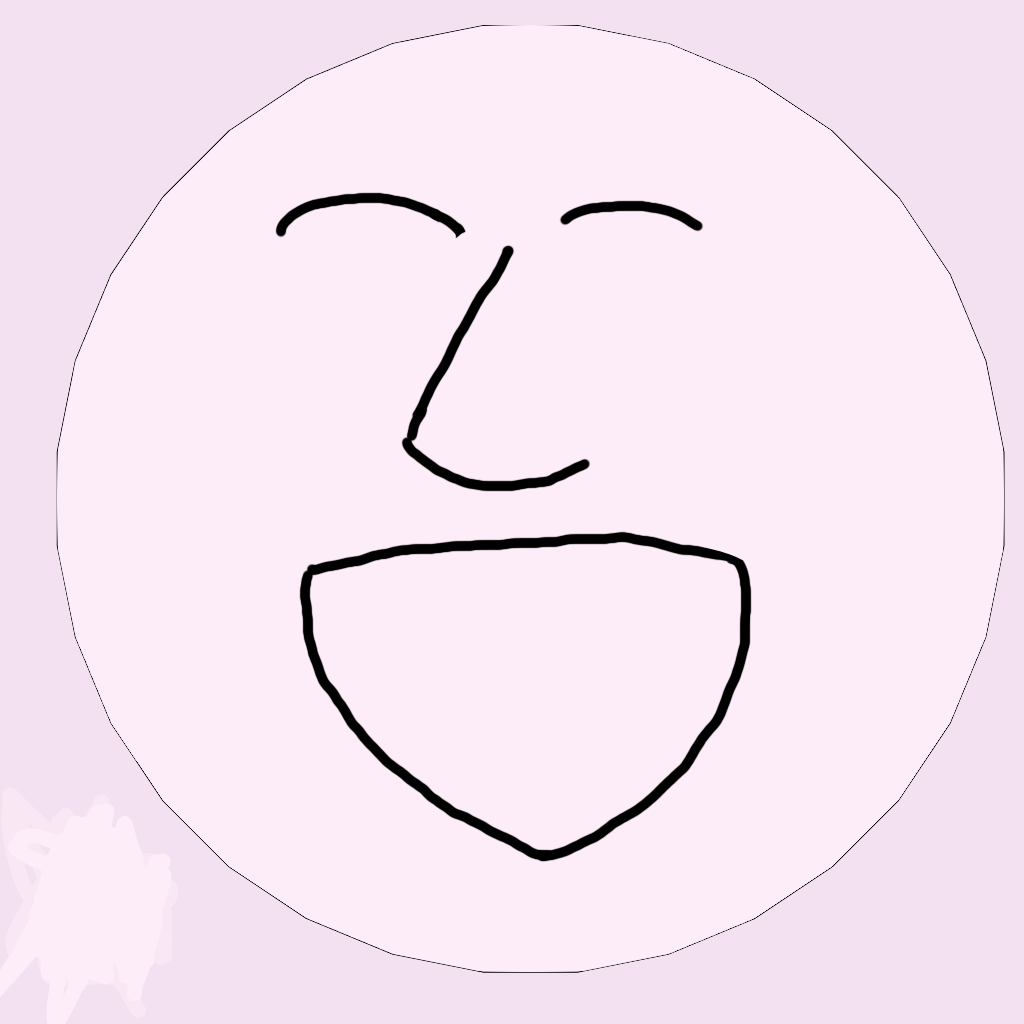
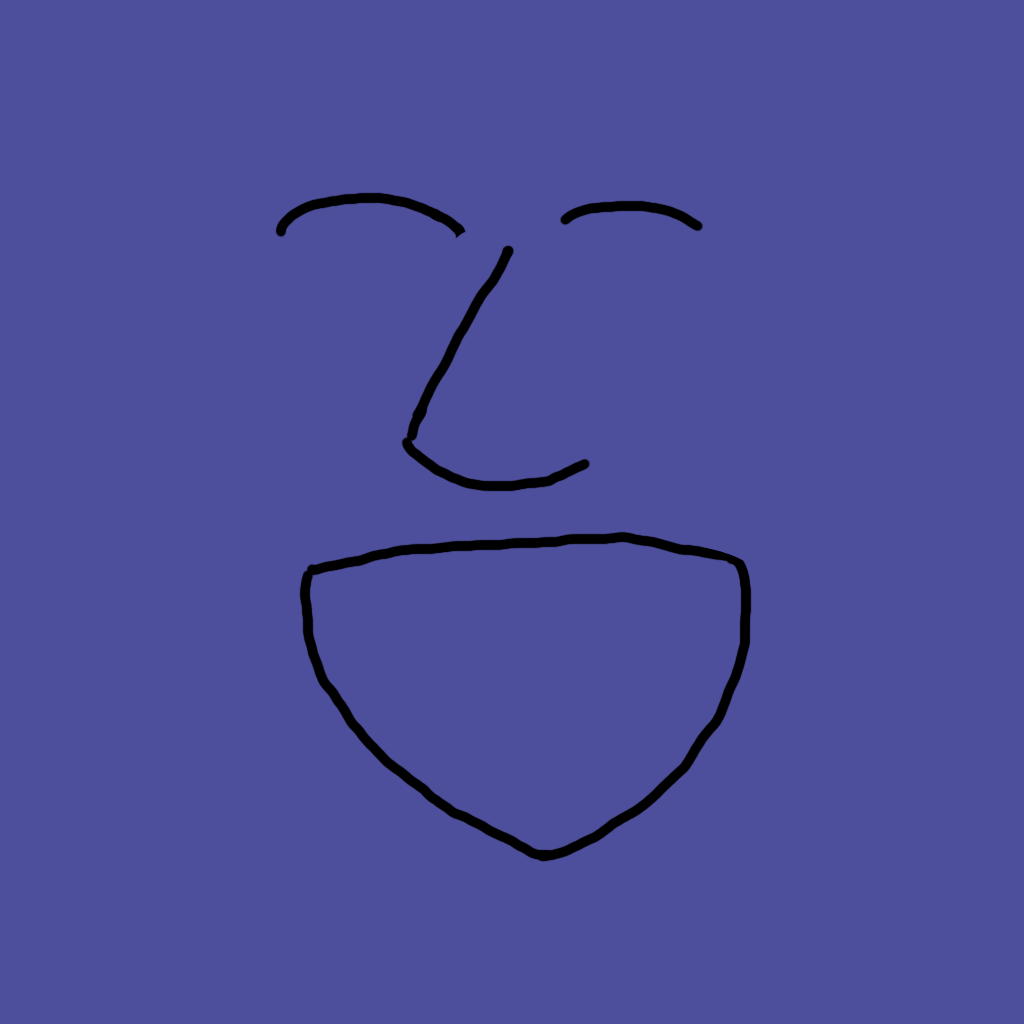
The second 1024x1024 image is a revision of the first. Changes to its layers:
painted on "レイヤー 1" over [0, 0, 1024, 1024]
painted on "レイヤー 2" over [0, 0, 1024, 1024]
